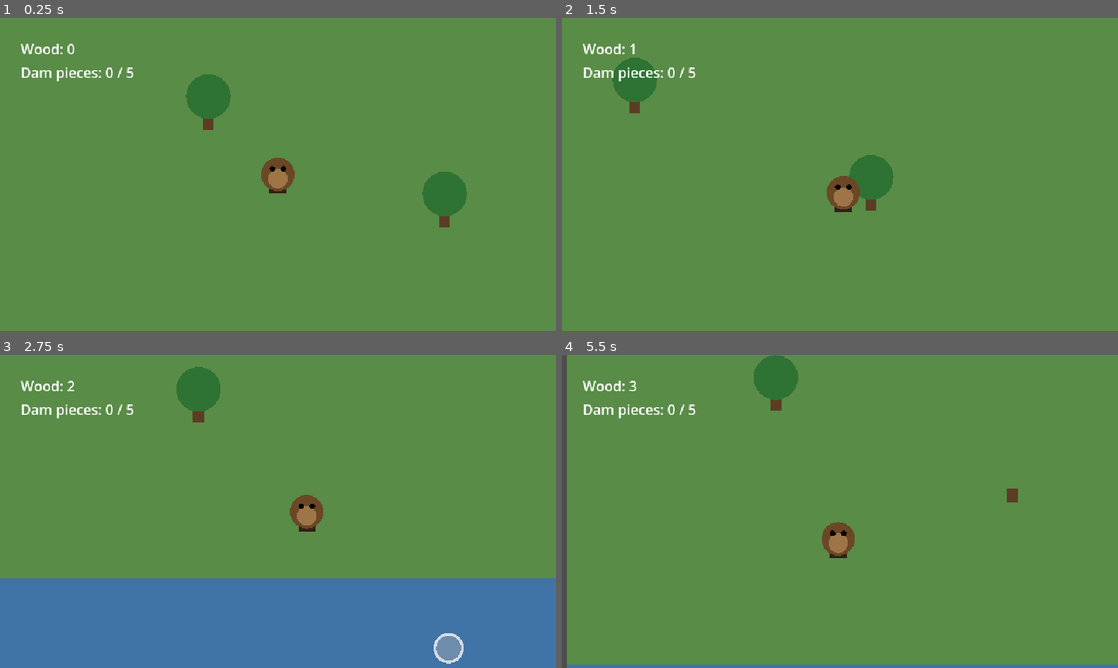
Above: before the commit, frames 1-4 (two rows, left to right).
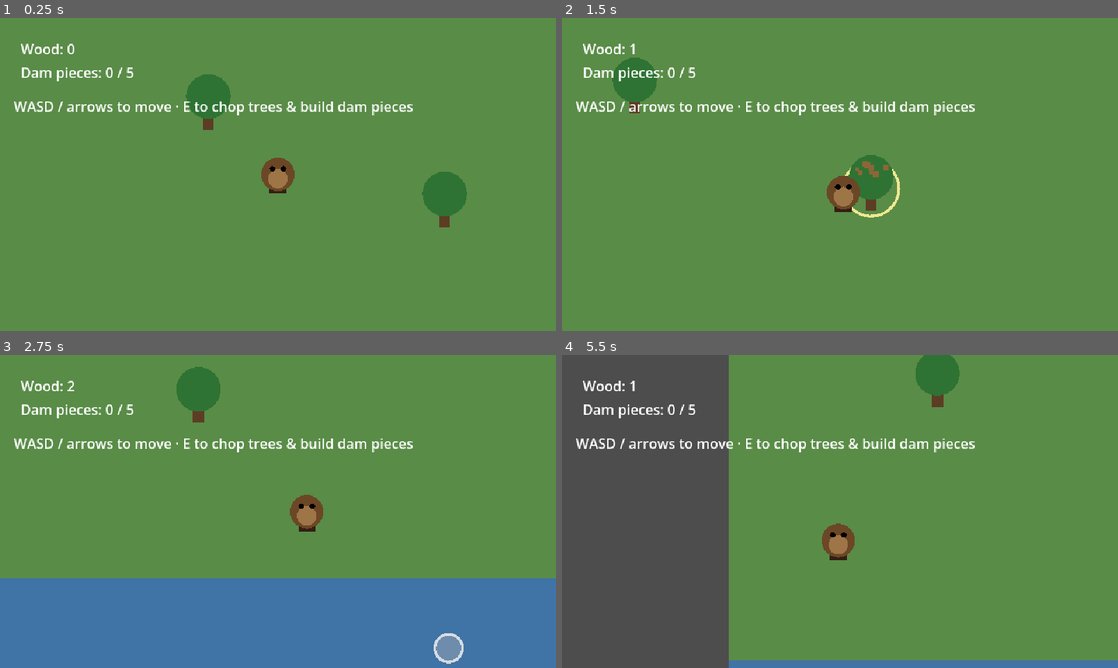
Above: after the commit, the same moments.

Repository: CrowderSoup/dam-it
Game: Godot game, scene res://scenes/main/main.tscn
Two runs of this game, one before a commit and one after it. Both use one fixed random seed, a clock stepped at 60 frames per second and the inputs below.
Inputs:
- Up to frame 1 (0.25 s): no input
- Up to frame 2 (1.5 s): tap Enter at 0.5 s; hold D (move_right) 0.53-1.28 s; hold E (interact) 0.53-1.28 s; tap Space at 0.77 s; hold S (move_down) from 1.28 s (still down); tap E (interact) at 1.35 s
- Up to frame 3 (2.75 s): tap Space at 1.52 s; release S (move_down) at 2.03 s; hold D (move_right) from 2.03 s (still down); hold E (interact) from 2.03 s (still down)
- Up to frame 4 (5.5 s): release D (move_right) at 2.78 s; release E (interact) at 2.78 s; hold W (move_up) 2.78-3.53 s; tap E (interact) at 2.85, 4.35 s; tap Space at 3.02, 3.77, 4.52 s; hold E (interact) 3.53-4.28 s; hold A (move_left) 3.53-5.03 s; tap R (restart, bound only after the commit) at 4.15 s; hold S (move_down) from 5.03 s (still down); hold E (interact) from 5.03 s (still down)

The runs differ from the first frame. In frame 1, 1.0% of the frame differs, in the area x 2-75%, y 26-32%; in frame 2, 1.3%; in frame 3, 1.0%; in frame 4, 33%, in the area x 0-100%, y 0-100%.

Commit message:
Add juice: facing/bob animation, interact highlighting, SFX, particles, restart
- Player visuals split into a child node so facing-flip doesn't mirror the
  camera; added a walk bob and left/right facing based on movement.
- Nearest interactable (tree or dam slot) now gets a highlighted outline
  while in range, so it's clear what pressing interact will do.
- Procedurally generated chop/build/complete sound effects (Sfx autoload,
  synthesized sine tones - no audio assets needed).
- One-shot particle bursts on chop and build (Fx autoload).
- Press R to reset progress and replay the dam-building loop.
- Fixed a real input bug: InputSetup only bound physical_keycode, which
  some synthetic input (and potentially some non-standard input devices)
  never sets. Actions now bind both physical_keycode and keycode events.

Verified with an expanded headless smoke-test scene (deleted after passing)
covering interaction resolution, highlighting, the full chop->wood->build->
complete->reset loop, and InputMap bindings; then confirmed live via a
native-Wayland debug run with simulated keyboard input.

Co-Authored-By: Claude Sonnet 5 <noreply@anthropic.com>
Claude-Session: https://claude.ai/code/session_019gEuy3hZMpkfR1EVvbAP8s

Diff:
--- a/project.godot
+++ b/project.godot
@@ -20,6 +20,8 @@
 
 GameState="*res://scripts/autoload/game_state.gd"
 InputSetup="*res://scripts/autoload/input_setup.gd"
+Sfx="*res://scripts/autoload/sfx.gd"
+Fx="*res://scripts/autoload/fx.gd"
 
 [display]
 
--- a/scenes/main/main.gd
+++ b/scenes/main/main.gd
@@ -1,11 +1,17 @@
 extends Node2D
-## Wires up the small "pond rises behind the finished dam" celebration.
+## Wires up the "pond rises behind the finished dam" celebration and lets
+## the player restart the level at any time.
 
 @onready var river: ColorRect = $River
 
 func _ready() -> void:
 	GameState.dam_completed.connect(_on_dam_completed)
 
+func _unhandled_input(event: InputEvent) -> void:
+	if event.is_action_pressed("restart"):
+		GameState.reset()
+		get_tree().reload_current_scene()
+
 func _on_dam_completed() -> void:
 	var tween := create_tween()
 	tween.tween_property(river, "color", Color(0.2, 0.35, 0.75, 1), 2.0)
--- a/scenes/player/player.gd
+++ b/scenes/player/player.gd
@@ -4,14 +4,16 @@
 
 const SPEED := 140.0
 const WORLD_BOUNDS := Rect2(20, 20, 1360, 760)
-
-const BODY_COLOR := Color(0.42, 0.28, 0.15)
-const BELLY_COLOR := Color(0.62, 0.46, 0.28)
-const TAIL_COLOR := Color(0.2, 0.12, 0.08)
+const BOB_SPEED := 10.0
+const BOB_HEIGHT := 2.0
 
 @onready var interact_area: Area2D = $InteractionArea
+@onready var visual: Node2D = $Visual
 
-func _physics_process(_delta: float) -> void:
+var _bob_time := 0.0
+var _highlighted_target: Node = null
+
+func _physics_process(delta: float) -> void:
 	var input_vector := Vector2.ZERO
 	if Input.is_action_pressed("move_up"):
 		input_vector.y -= 1
@@ -21,31 +23,69 @@
 		input_vector.x -= 1
 	if Input.is_action_pressed("move_right"):
 		input_vector.x += 1
+	input_vector = input_vector.normalized()
 
-	velocity = input_vector.normalized() * SPEED
+	velocity = input_vector * SPEED
 	move_and_slide()
 
 	global_position.x = clamp(global_position.x, WORLD_BOUNDS.position.x, WORLD_BOUNDS.end.x)
 	global_position.y = clamp(global_position.y, WORLD_BOUNDS.position.y, WORLD_BOUNDS.end.y)
 
+	if absf(input_vector.x) > 0.01:
+		visual.scale.x = 1.0 if input_vector.x > 0 else -1.0
+
+	if input_vector.length() > 0.01:
+		_bob_time += delta * BOB_SPEED
+		visual.position.y = sin(_bob_time) * BOB_HEIGHT
+	else:
+		visual.position.y = lerp(visual.position.y, 0.0, 0.2)
+
+	_update_highlight()
+
 func _unhandled_input(event: InputEvent) -> void:
 	if event.is_action_pressed("interact"):
 		_try_interact()
 
+## Trees register their InteractArea (a child) in the "trees" group, so the
+## overlap result is the area, not the interactable itself; dam slots ARE
+## the Area2D, so no indirection is needed. This resolves either case to the
+## node that actually has chop()/build()/set_highlighted().
+func _resolve_target(area: Area2D) -> Node:
+	if area.is_in_group("tree_areas"):
+		return area.get_parent()
+	if area.is_in_group("dam_slots"):
+		return area
+	return null
+
 func _try_interact() -> void:
 	for area in interact_area.get_overlapping_areas():
-		if area.is_in_group("trees"):
-			area.get_parent().chop()
+		var target := _resolve_target(area)
+		if target == null:
+			continue
+		if target.is_in_group("trees"):
+			target.chop()
 			return
-		if area.is_in_group("dam_slots"):
-			if area.can_build() and GameState.can_afford_dam_piece():
+		if target.is_in_group("dam_slots"):
+			if target.can_build() and GameState.can_afford_dam_piece():
 				GameState.spend_wood_on_dam_piece()
-				area.build()
+				target.build()
 			return
 
-func _draw() -> void:
-	draw_rect(Rect2(-6, 4, 12, 10), TAIL_COLOR)
-	draw_circle(Vector2.ZERO, 12, BODY_COLOR)
-	draw_circle(Vector2(0, 3), 7, BELLY_COLOR)
-	draw_circle(Vector2(-4, -4), 2, Color.BLACK)
-	draw_circle(Vector2(4, -4), 2, Color.BLACK)
+func _update_highlight() -> void:
+	var nearest: Node = null
+	var nearest_dist := INF
+	for area in interact_area.get_overlapping_areas():
+		var target := _resolve_target(area)
+		if target == null:
+			continue
+		var dist := global_position.distance_squared_to(target.global_position)
+		if dist < nearest_dist:
+			nearest_dist = dist
+			nearest = target
+	if nearest == _highlighted_target:
+		return
+	if _highlighted_target and is_instance_valid(_highlighted_target):
+		_highlighted_target.set_highlighted(false)
+	if nearest:
+		nearest.set_highlighted(true)
+	_highlighted_target = nearest
--- a/scenes/player/player.tscn
+++ b/scenes/player/player.tscn
@@ -1,6 +1,7 @@
-[gd_scene load_steps=4 format=3]
+[gd_scene load_steps=5 format=3]
 
 [ext_resource type="Script" path="res://scenes/player/player.gd" id="1"]
+[ext_resource type="Script" path="res://scenes/player/player_visual.gd" id="2"]
 
 [sub_resource type="CircleShape2D" id="1"]
 radius = 12.0
@@ -16,6 +17,9 @@
 [node name="CollisionShape2D" type="CollisionShape2D" parent="."]
 shape = SubResource("1")
 
+[node name="Visual" type="Node2D" parent="."]
+script = ExtResource("2")
+
 [node name="InteractionArea" type="Area2D" parent="."]
 collision_layer = 0
 collision_mask = 4
--- /dev/null
+++ b/scenes/player/player_visual.gd
@@ -0,0 +1,14 @@
+extends Node2D
+## Pure visual: the beaver's body. Kept separate from Player so flipping to
+## face left/right doesn't also mirror the camera or collision shapes.
+
+const BODY_COLOR := Color(0.42, 0.28, 0.15)
+const BELLY_COLOR := Color(0.62, 0.46, 0.28)
+const TAIL_COLOR := Color(0.2, 0.12, 0.08)
+
+func _draw() -> void:
+	draw_rect(Rect2(-6, 4, 12, 10), TAIL_COLOR)
+	draw_circle(Vector2.ZERO, 12, BODY_COLOR)
+	draw_circle(Vector2(0, 3), 7, BELLY_COLOR)
+	draw_circle(Vector2(-4, -4), 2, Color.BLACK)
+	draw_circle(Vector2(4, -4), 2, Color.BLACK)
--- a/scenes/ui/hud.gd
+++ b/scenes/ui/hud.gd
@@ -1,8 +1,11 @@
 extends CanvasLayer
+
+const HINT_DURATION := 6.0
 
 @onready var wood_label: Label = $Margin/VBox/WoodLabel
 @onready var dam_label: Label = $Margin/VBox/DamLabel
 @onready var complete_label: Label = $CompleteLabel
+@onready var hint_label: Label = $HintLabel
 
 func _ready() -> void:
 	GameState.wood_changed.connect(_on_wood_changed)
@@ -11,6 +14,7 @@
 	_on_wood_changed(GameState.wood)
 	_on_dam_progress_changed(GameState.dam_pieces_built, GameState.dam_pieces_total)
 	complete_label.hide()
+	get_tree().create_timer(HINT_DURATION).timeout.connect(hint_label.hide)
 
 func _on_wood_changed(amount: int) -> void:
 	wood_label.text = "Wood: %d" % amount
--- a/scenes/ui/hud.tscn
+++ b/scenes/ui/hud.tscn
@@ -23,5 +23,11 @@
 
 [node name="CompleteLabel" type="Label" parent="."]
 position = Vector2(280, 16)
-size = Vector2(340, 40)
-text = "Dam complete! The pond is filling up."
+size = Vector2(360, 60)
+text = "Dam complete! The pond is filling up.
+Press R to build another."
+
+[node name="HintLabel" type="Label" parent="."]
+position = Vector2(16, 90)
+size = Vector2(400, 40)
+text = "WASD / arrows to move · E to chop trees & build dam pieces"
--- a/scenes/world/dam_slot.gd
+++ b/scenes/world/dam_slot.gd
@@ -1,7 +1,10 @@
 extends Area2D
 ## A marked spot along the riverbank where a dam piece can be built.
 
+const HIGHLIGHT_COLOR := Color(1.0, 0.95, 0.6, 0.9)
+
 var built: bool = false
+var highlighted: bool = false
 
 func _ready() -> void:
 	add_to_group("dam_slots")
@@ -11,7 +14,15 @@
 	if built:
 		return
 	draw_circle(Vector2.ZERO, 10, Color(0.7, 0.7, 0.7, 0.4))
-	draw_arc(Vector2.ZERO, 10, 0, TAU, 24, Color(0.95, 0.95, 0.95, 0.8), 2.0)
+	var ring_width := 4.0 if highlighted else 2.0
+	var ring_color := HIGHLIGHT_COLOR if highlighted else Color(0.95, 0.95, 0.95, 0.8)
+	draw_arc(Vector2.ZERO, 10, 0, TAU, 24, ring_color, ring_width)
+
+func set_highlighted(value: bool) -> void:
+	if highlighted == value:
+		return
+	highlighted = value
+	queue_redraw()
 
 func can_build() -> bool:
 	return not built
@@ -20,6 +31,9 @@
 	if built:
 		return
 	built = true
+	set_highlighted(false)
 	queue_redraw()
+	Sfx.play_build()
+	Fx.burst(global_position, Color(0.6, 0.6, 0.65), 12)
 	var piece := preload("res://scenes/world/dam_piece.tscn").instantiate()
 	add_child(piece)
--- a/scenes/world/tree.gd
+++ b/scenes/world/tree.gd
@@ -7,31 +7,48 @@
 
 const CANOPY_COLOR := Color(0.18, 0.45, 0.2)
 const TRUNK_COLOR := Color(0.36, 0.24, 0.14)
+const HIGHLIGHT_COLOR := Color(1.0, 0.95, 0.6, 0.9)
 
 var hits_taken: int = 0
 var felled: bool = false
+var highlighted: bool = false
 
 func _ready() -> void:
-	$InteractArea.add_to_group("trees")
+	add_to_group("trees")
+	# The InteractArea (not this StaticBody2D) is what Player's overlap
+	# check actually finds, so it needs its own group to be resolved back
+	# to this node. See Player._resolve_target().
+	$InteractArea.add_to_group("tree_areas")
 
 func _draw() -> void:
 	if felled:
 		draw_rect(Rect2(-4, 4, 8, 10), TRUNK_COLOR)
 		return
+	if highlighted:
+		draw_arc(Vector2(0, 2), 20, 0, TAU, 28, HIGHLIGHT_COLOR, 2.0)
 	draw_rect(Rect2(-4, 4, 8, 14), TRUNK_COLOR)
 	draw_circle(Vector2(0, -6), 16, CANOPY_COLOR)
+
+func set_highlighted(value: bool) -> void:
+	if highlighted == value:
+		return
+	highlighted = value
+	queue_redraw()
 
 func chop() -> void:
 	if felled:
 		return
 	hits_taken += 1
 	GameState.add_wood(WOOD_YIELD)
+	Sfx.play_chop()
+	Fx.burst(global_position, Color(0.55, 0.4, 0.22), 8)
 	queue_redraw()
 	if hits_taken >= HITS_TO_FELL:
 		_fell()
 
 func _fell() -> void:
 	felled = true
+	set_highlighted(false)
 	$CollisionShape2D.set_deferred("disabled", true)
 	$InteractArea/CollisionShape2D.set_deferred("disabled", true)
 	queue_redraw()
--- /dev/null
+++ b/scripts/autoload/fx.gd
@@ -0,0 +1,28 @@
+extends Node
+## Spawns small one-shot particle bursts (wood chips, dust) for feedback.
+## Autoloaded as "Fx". No texture assets needed — CPUParticles2D renders
+## flat-colored squares when given no texture.
+
+func burst(global_pos: Vector2, color: Color, amount: int = 10) -> void:
+	var particles := CPUParticles2D.new()
+	particles.global_position = global_pos
+	particles.z_index = 10
+	particles.amount = amount
+	particles.lifetime = 0.5
+	particles.one_shot = true
+	particles.explosiveness = 1.0
+	particles.direction = Vector2.UP
+	particles.spread = 60.0
+	particles.gravity = Vector2(0, 300)
+	particles.initial_velocity_min = 60.0
+	particles.initial_velocity_max = 130.0
+	particles.scale_amount_min = 2.5
+	particles.scale_amount_max = 4.5
+	particles.color = color
+
+	get_tree().current_scene.add_child(particles)
+	particles.emitting = true
+
+	await get_tree().create_timer(particles.lifetime + 0.2).timeout
+	if is_instance_valid(particles):
+		particles.queue_free()
--- a/scripts/autoload/game_state.gd
+++ b/scripts/autoload/game_state.gd
@@ -25,6 +25,15 @@
 func can_afford_dam_piece() -> bool:
 	return wood >= WOOD_PER_DAM_PIECE
 
+## Zeroes progress ahead of a scene reload; dam_pieces_total is rebuilt as
+## the reloaded DamSlot instances re-register themselves.
+func reset() -> void:
+	wood = 0
+	dam_pieces_total = 0
+	dam_pieces_built = 0
+	wood_changed.emit(wood)
+	dam_progress_changed.emit(dam_pieces_built, dam_pieces_total)
+
 func spend_wood_on_dam_piece() -> void:
 	wood -= WOOD_PER_DAM_PIECE
 	wood_changed.emit(wood)
--- a/scripts/autoload/input_setup.gd
+++ b/scripts/autoload/input_setup.gd
@@ -9,15 +9,24 @@
 	_bind("move_left", KEY_A, KEY_LEFT)
 	_bind("move_right", KEY_D, KEY_RIGHT)
 	_bind("interact", KEY_E, KEY_SPACE)
+	_bind("restart", KEY_R)
 
 func _bind(action_name: String, primary: Key, secondary: Key = KEY_NONE) -> void:
 	if InputMap.has_action(action_name):
 		return
 	InputMap.add_action(action_name)
-	var event_primary := InputEventKey.new()
-	event_primary.physical_keycode = primary
-	InputMap.action_add_event(action_name, event_primary)
+	_add_key(action_name, primary)
 	if secondary != KEY_NONE:
-		var event_secondary := InputEventKey.new()
-		event_secondary.physical_keycode = secondary
-		InputMap.action_add_event(action_name, event_secondary)
+		_add_key(action_name, secondary)
+
+## Binds by physical position (layout-independent - what a real keypress
+## reports) AND by logical keycode, so the action also responds to
+## synthetic input tools that only set one of the two fields.
+func _add_key(action_name: String, key: Key) -> void:
+	var physical_event := InputEventKey.new()
+	physical_event.physical_keycode = key
+	InputMap.action_add_event(action_name, physical_event)
+
+	var logical_event := InputEventKey.new()
+	logical_event.keycode = key
+	InputMap.action_add_event(action_name, logical_event)
--- /dev/null
+++ b/scripts/autoload/sfx.gd
@@ -0,0 +1,66 @@
+extends Node
+## Tiny procedurally-generated sound effects — no audio assets needed.
+## Autoloaded as "Sfx".
+
+const SAMPLE_RATE := 22050
+
+var _chop_player: AudioStreamPlayer
+var _build_player: AudioStreamPlayer
+var _complete_player: AudioStreamPlayer
+
+func _ready() -> void:
+	_chop_player = _make_player(_make_tone(220.0, 0.08, 0.5))
+	_build_player = _make_player(_make_tone(120.0, 0.18, 0.6))
+	_complete_player = _make_player(_make_arpeggio([440.0, 554.0, 659.0, 880.0], 0.12))
+	GameState.dam_completed.connect(play_complete)
+
+func play_chop() -> void:
+	_chop_player.play()
+
+func play_build() -> void:
+	_build_player.play()
+
+func play_complete() -> void:
+	_complete_player.play()
+
+func _make_player(stream: AudioStreamWAV) -> AudioStreamPlayer:
+	var player := AudioStreamPlayer.new()
+	player.stream = stream
+	player.bus = "Master"
+	add_child(player)
+	return player
+
+## A single decaying sine tone.
+func _make_tone(freq: float, duration: float, volume: float) -> AudioStreamWAV:
+	var frame_count := int(SAMPLE_RATE * duration)
+	var data := PackedByteArray()
+	data.resize(frame_count * 2)
+	for i in frame_count:
+		var t := float(i) / SAMPLE_RATE
+		var envelope := 1.0 - (float(i) / frame_count)
+		var sample := sin(TAU * freq * t) * volume * envelope
+		data.encode_s16(i * 2, int(clampf(sample, -1.0, 1.0) * 32767.0))
+	return _wrap(data)
+
+## A short sequence of decaying sine tones played back to back.
+func _make_arpeggio(freqs: Array, note_duration: float) -> AudioStreamWAV:
+	var frames_per_note := int(SAMPLE_RATE * note_duration)
+	var data := PackedByteArray()
+	data.resize(frames_per_note * freqs.size() * 2)
+	for n in freqs.size():
+		var freq: float = freqs[n]
+		for i in frames_per_note:
+			var t := float(i) / SAMPLE_RATE
+			var envelope := 1.0 - (float(i) / frames_per_note)
+			var sample := sin(TAU * freq * t) * 0.5 * envelope
+			var idx := (n * frames_per_note + i) * 2
+			data.encode_s16(idx, int(clampf(sample, -1.0, 1.0) * 32767.0))
+	return _wrap(data)
+
+func _wrap(data: PackedByteArray) -> AudioStreamWAV:
+	var stream := AudioStreamWAV.new()
+	stream.format = AudioStreamWAV.FORMAT_16_BITS
+	stream.mix_rate = SAMPLE_RATE
+	stream.stereo = false
+	stream.data = data
+	return stream
Not shown, added: scenes/player/player_visual.gd.uid
Not shown, added: scripts/autoload/fx.gd.uid
Not shown, added: scripts/autoload/sfx.gd.uid
